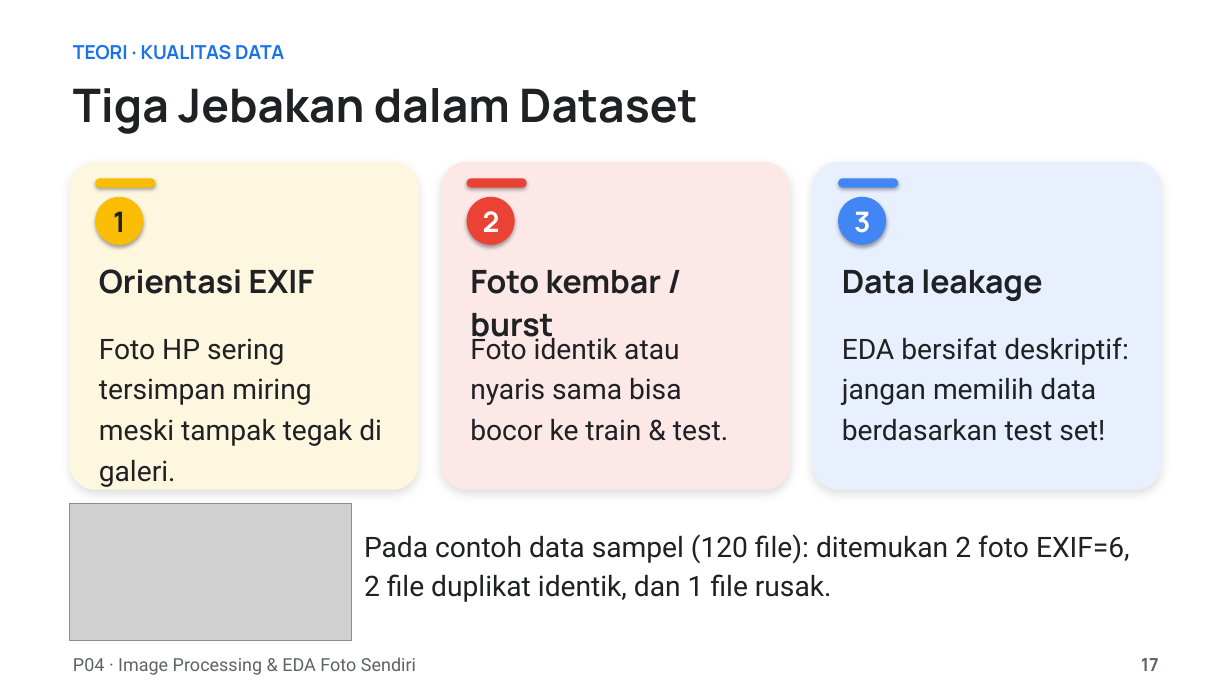
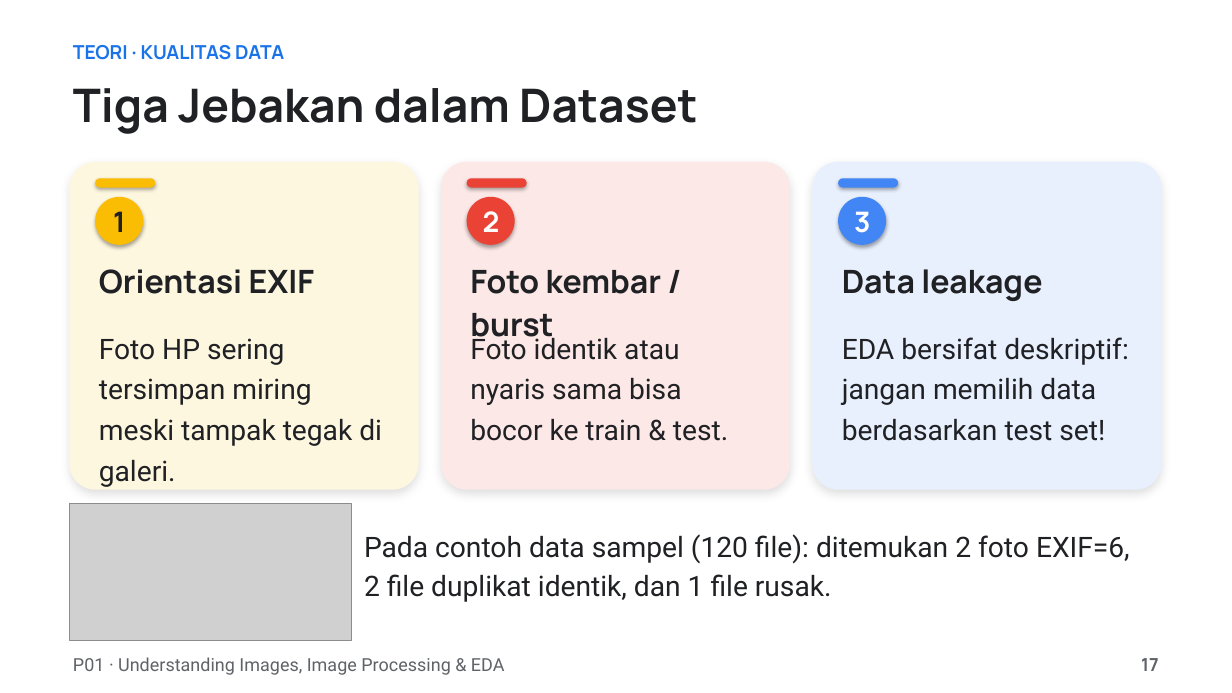
Before and after one commit to muhammadhaerul25/HaloTech-Private-DeepLearning, a slide deck: slide 17 of Materials/P01 - Understanding Images, Image Processing & EDA/P01 - Understanding Images, Image Processing & EDA.pptx. Drawn at 1232x693 pixels with LibreOffice and Linux fonts; fonts in the diff are those of the drawing; grey boxes stand for pictures. Boxes give left, top, right and bottom in pixels: in the first picture for what was removed or moved away, otherwise in the second. Text is boxed around its words. In the diff, an @@ line names an element or a change of style, - is before the commit and + after.

```diff
--- a/Materials/P01 - Understanding Images, Image Processing & EDA/P01 - Understanding Images, Image Processing & EDA.pptx
+++ b/Materials/P01 - Understanding Images, Image Processing & EDA/P01 - Understanding Images, Image Processing & EDA.pptx
@@ text at (73, 657, 505, 675): text changed @@
-P04 · Image Processing & EDA Foto Sendiri
+P01 · Understanding Images, Image Processing & EDA
```
Also in this commit, not shown: 21 other slides changed, 14 other files.
